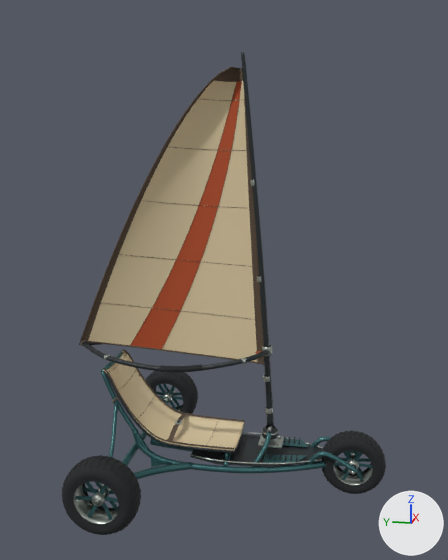
A saved change to the glTF model public/models/sand-kart/sand_sail_kart.glb.
One viewpoint serves both versions: a 50 mm lens placed at (-5.23, -1.13, 3.24), pointed at (-0.03, -0.09, 1.94). The axes (+X, +Y, +Z) are drawn at lower right. The lights are the same throughout. The picture after the commit comes second. Where no turn or scale is listed for an object, it has been applied to the vertices. Vertices at exactly the same position are counted once.

Before the edit, the objects in view are built like this:
```python
ob_cambered_canvas_sail = bpy.data.objects.new('Cambered_Canvas_Sail', me_cambered_canvas_sail)
ob_cambered_canvas_sail.location = (0.0, 0.0, 0.0)
ob_chassis_dark = bpy.data.objects.new('Chassis_Dark', me_gusset_fixing_socket)
ob_chassis_dark.location = (0.0, 0.0, 0.0)
ob_rig_dark = bpy.data.objects.new('Rig_Dark', me_tapered_mast)
ob_rig_dark.location = (0.0, 0.0, 0.0)
ob_rig_metal = bpy.data.objects.new('Rig_Metal', me_mast_ferrule)
ob_rig_metal.location = (0.0, 0.0, 0.0)
ob_rig_web = bpy.data.objects.new('Rig_Web', me_sail_edge_binding)
ob_rig_web.location = (0.0, 0.0, 0.0)
# also in view: 'Chassis_Canvas' at (0.0, 0.38, 0.75); 'Wheel_Rear_L_Metal' at (-0.99, 0.74, 0.32); 'Chassis_Web' at (0.0, 0.38, 0.77); 'Wheel_Rear_R_Rubber' at (0.99, 0.74, 0.32); 'Chassis_Frame' at (0.0, -0.15, 0.66)
```
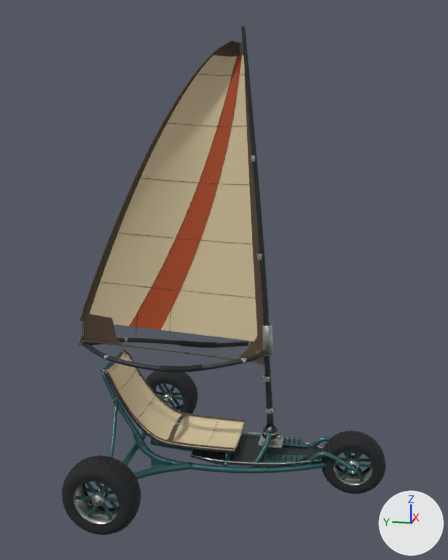
Patch to the scene script:
```diff
--- a/public/models/sand-kart/sand_sail_kart.glb.py
+++ b/public/models/sand-kart/sand_sail_kart.glb.py
@@ me_cambered_canvas_sail @@
-me_cambered_canvas_sail.from_pydata(...)  # 1372 vertices, 2592 faces; spans x 0.0..0.18, y -0.49..1.3, z 1.15..3.72
+me_cambered_canvas_sail.from_pydata(...)  # 1372 vertices, 2592 faces; spans x 0.0..0.18, y -0.49..1.3, z 1.35..3.92
+# me_cambered_canvas_sail part 1: the whole mesh is moved by (0.0, 0.0, 0.2)
 me_cambered_canvas_sail.materials.append(mat_05_sail_seat_canvas)
@@ me_tapered_mast @@
-me_tapered_mast.from_pydata(...)  # 1322 vertices, 2576 faces; spans x -0.36..0.36, y -0.55..1.29, z 0.58..3.83
+me_tapered_mast.from_pydata(...)  # 1322 vertices, 2576 faces; spans x -0.36..0.36, y -0.55..1.29, z 0.58..4.03
+# me_tapered_mast part 2: all 306 vertices in x -0.03..0.03, y -0.48..-0.22, z 1.49..3.83 are moved by (0.0, 0.0, 0.2)
+# other edits to the shape of me_tapered_mast do not show in these pictures
 me_tapered_mast.materials.append(mat_03_boom_shell_composite)
@@ me_mast_ferrule @@
-me_mast_ferrule.from_pydata(...)  # 896 vertices, 1316 faces; spans x -0.27..0.27, y -0.55..0.97, z 0.7..2.82
+me_mast_ferrule.from_pydata(...)  # 896 vertices, 1316 faces; spans x -0.27..0.27, y -0.55..0.97, z 0.7..3.02
+# me_mast_ferrule part 3: the loose piece of 100 vertices spanning x -0.03..0.03, y -0.44..-0.38, z 1.93..1.99 is moved by (0.0, 0.0, 0.2)
+# me_mast_ferrule part 4: the loose piece of 100 vertices spanning x -0.02..0.02, y -0.36..-0.31, z 2.76..2.82 is moved by (0.0, 0.0, 0.2)
+# me_mast_ferrule part 5: 56 of the vertices in x -0.05..0.05, y -0.52..-0.43, z 1.33..1.35 are moved by (0.0, 0.0, 0.2)
 me_mast_ferrule.materials.append(mat_02_hardware_brushed_alloy)
@@ me_sail_edge_binding @@
-me_sail_edge_binding.from_pydata(...)  # 3692 vertices, 7068 faces; spans x -0.02..0.19, y -0.5..1.32, z 1.12..3.73
+me_sail_edge_binding.from_pydata(...)  # 3692 vertices, 7068 faces; spans x -0.02..0.19, y -0.5..1.32, z 1.12..3.93
+# me_sail_edge_binding part 6: the loose piece of 125 vertices spanning x 0.0..0.18, y -0.45..1.15, z 1.56..1.66 is moved by (0.0, 0.0, 0.2)
+# me_sail_edge_binding part 7: the loose piece of 125 vertices spanning x 0.0..0.17, y -0.4..0.94, z 2.05..2.13 is moved by (0.0, 0.0, 0.2)
+# me_sail_edge_binding part 8: the loose piece of 125 vertices spanning x 0.0..0.16, y -0.36..0.7, z 2.56..2.62 is moved by (0.0, 0.0, 0.2)
+# me_sail_edge_binding part 9: the loose piece of 125 vertices spanning x 0.0..0.15, y -0.31..0.44, z 3.05..3.08 is moved by (0.0, 0.0, 0.2)
+# me_sail_edge_binding part 10: the loose piece of 125 vertices spanning x 0.0..0.13, y -0.27..0.16, z 3.46..3.48 is moved by (0.0, 0.0, 0.2)
+# me_sail_edge_binding part 11: 1783 of the vertices in x -0.01..0.18, y -0.47..1.27, z 1.33..3.73 are moved by (0.0, 0.0, 0.2)
+# other edits to the shape of me_sail_edge_binding do not show in these pictures
 me_sail_edge_binding.materials.append(mat_07_seams_webbing_leather)
```

Where the change shows, as pixel boxes [x1, y1, x2, y2] in the pictures (448 x 560 px; the box of a moved part takes in the faces that stretch with it):
'Cambered_Canvas_Sail', moved
    before: [82, 67, 264, 363]
    after: [80, 41, 263, 341]
'Rig_Dark', reshaped (7% taller)
    before: [82, 52, 274, 426]
    after: [82, 26, 274, 426]
'Rig_Web', reshaped (9% taller)
    before: [79, 66, 264, 365]
    after: [79, 40, 264, 365]
'Rig_Metal', reshaped (10% taller)
    before: [104, 180, 273, 414]
    after: [104, 156, 273, 414]
part 2 of me_tapered_mast, moved or reshaped
    before: [241, 52, 269, 347]
    after: [241, 26, 269, 326]
part 3 of me_mast_ferrule, moved or reshaped
    before: [257, 276, 262, 282]
    after: [257, 253, 262, 260]
part 4 of me_mast_ferrule, moved or reshaped
    before: [251, 180, 255, 186]
    after: [251, 156, 255, 162]
part 5 of me_mast_ferrule, moved or reshaped
    before: [262, 345, 273, 356]
    after: [262, 324, 273, 356]
part 6 of me_sail_edge_binding, moved or reshaped
    before: [96, 302, 262, 321]
    after: [94, 281, 260, 299]
part 7 of me_sail_edge_binding, moved or reshaped
    before: [118, 254, 254, 267]
    after: [114, 232, 259, 245]
part 8 of me_sail_edge_binding, moved or reshaped
    before: [137, 200, 254, 209]
    after: [136, 177, 250, 185]
part 9 of me_sail_edge_binding, moved or reshaped
    before: [173, 147, 249, 151]
    after: [164, 122, 204, 126]
part 10 of me_sail_edge_binding, moved or reshaped
    before: [203, 99, 245, 101]
    after: [196, 73, 244, 76]
part 11 of me_sail_edge_binding, moved or reshaped
    before: [82, 66, 243, 336]
    after: [82, 40, 263, 347]
